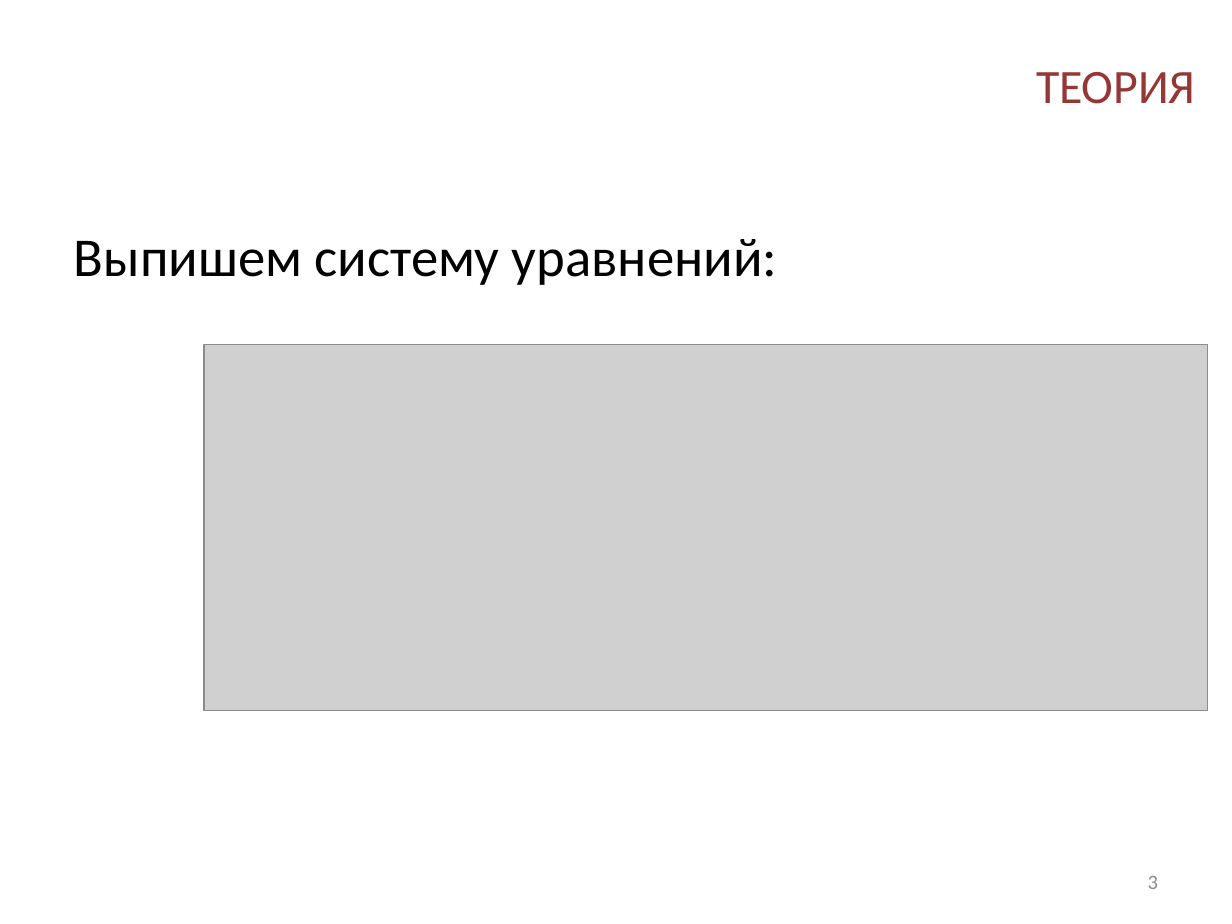
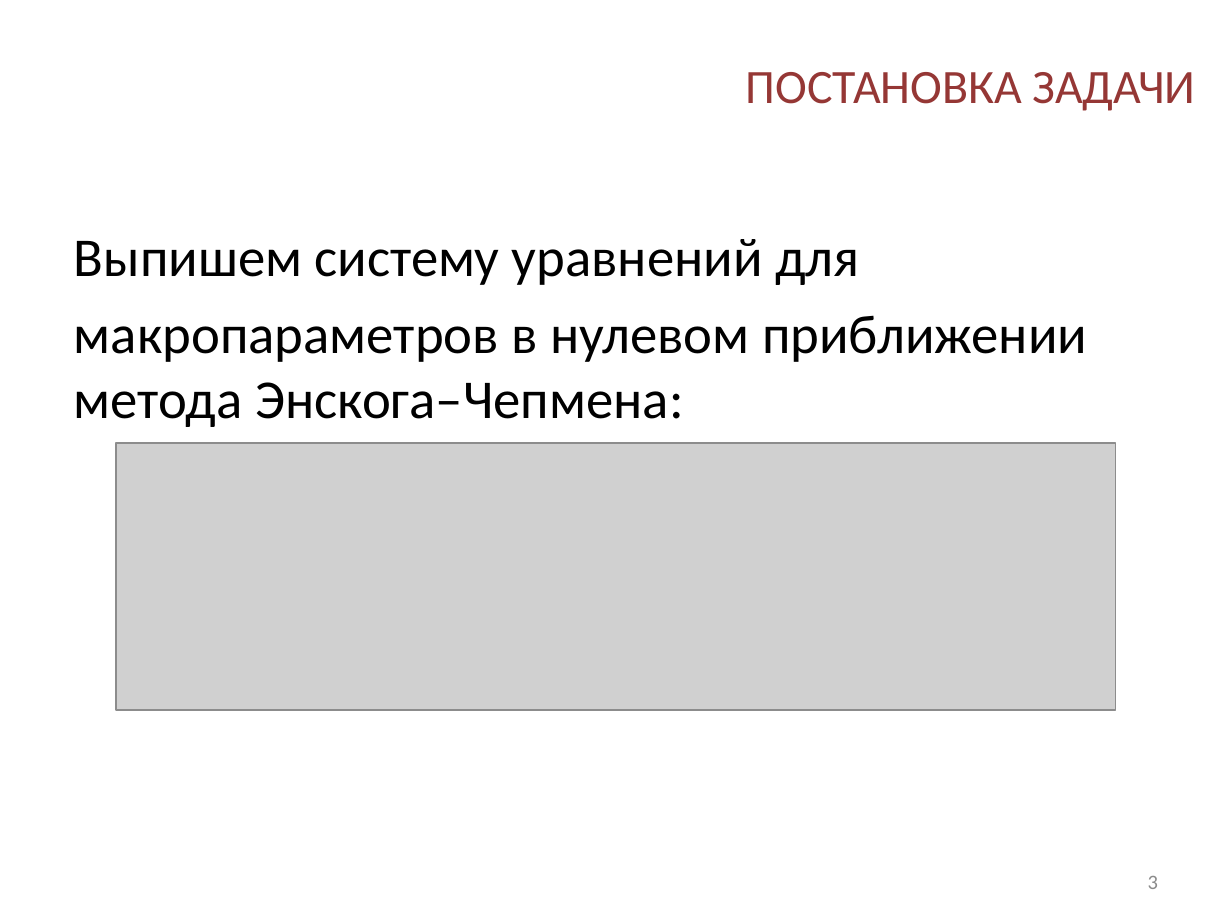
Before and after one commit to SpinSpinSugar/lectures, a slide deck: slide 3 of Student_conference/Relaxation_after_shockwave_ru.pptx. Drawn at 1232x924 pixels with LibreOffice and Linux fonts; fonts in the diff are those of the drawing; grey boxes stand for pictures; background and template pictures are left out. Boxes give left, top, right and bottom in pixels: in the first picture for what was removed or moved away, otherwise in the second. Text is boxed around its words. In the diff, an @@ line names an element or a change of style, - is before the commit and + after.

```diff
--- a/Student_conference/Relaxation_after_shockwave_ru.pptx
+++ b/Student_conference/Relaxation_after_shockwave_ru.pptx
@@ title at <box>746,72,1196,111</box>: text changed @@
-ТЕОРИЯ
+ПОСТАНОВКА ЗАДАЧИ
@@ text at <box>74,239,1087,427</box>: text changed @@
-Выпишем систему уравнений:
+Выпишем систему уравнений для
+макропараметров в нулевом приближении метода Энскога–Чепмена:
@@ picture: place and size @@
-picture at <box>205,345,1209,711</box>
+picture at <box>116,444,1116,711</box>
```
Also in this commit, not shown: 4 other slides changed, 4 slides added, 3 slides removed, 3 other files.
